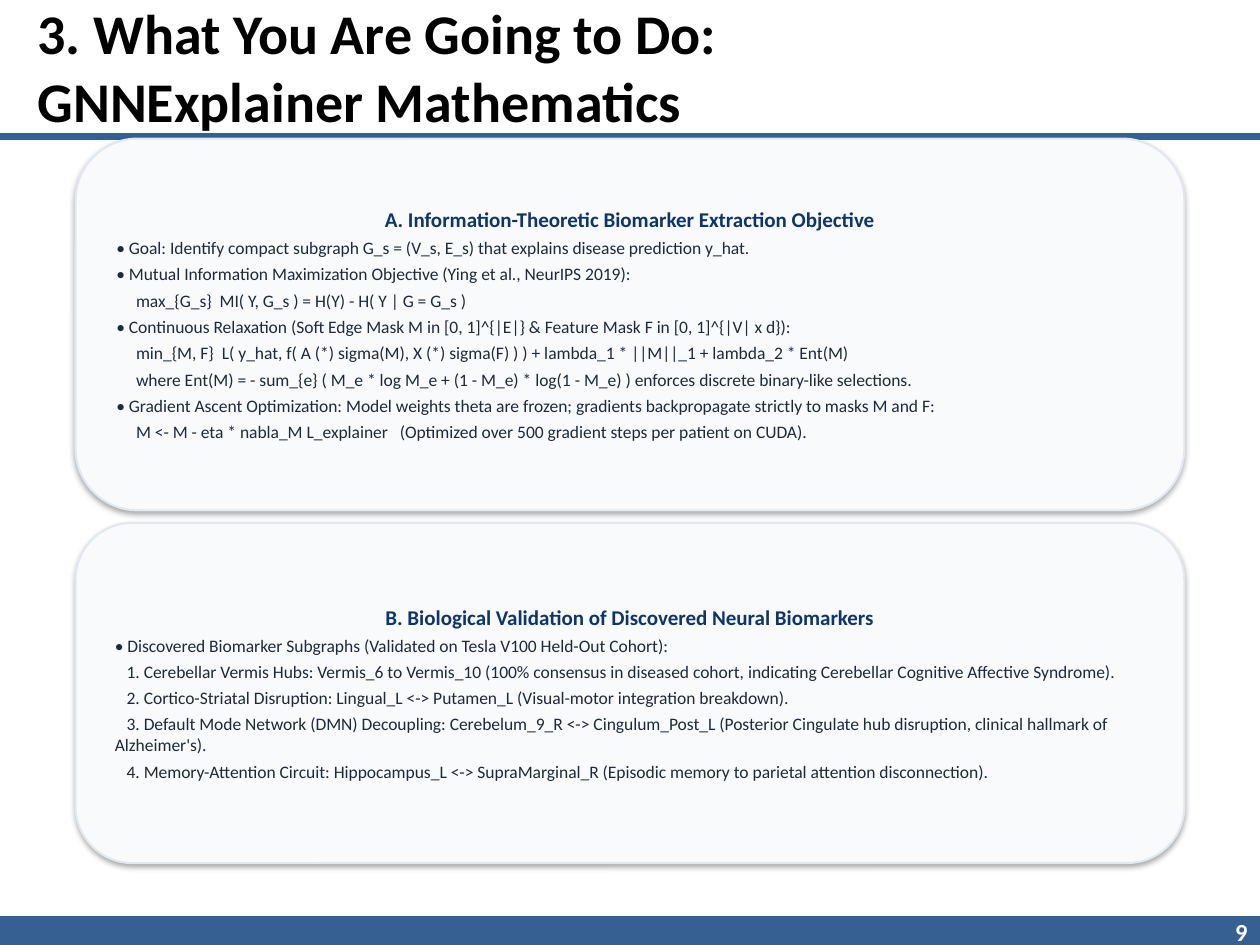
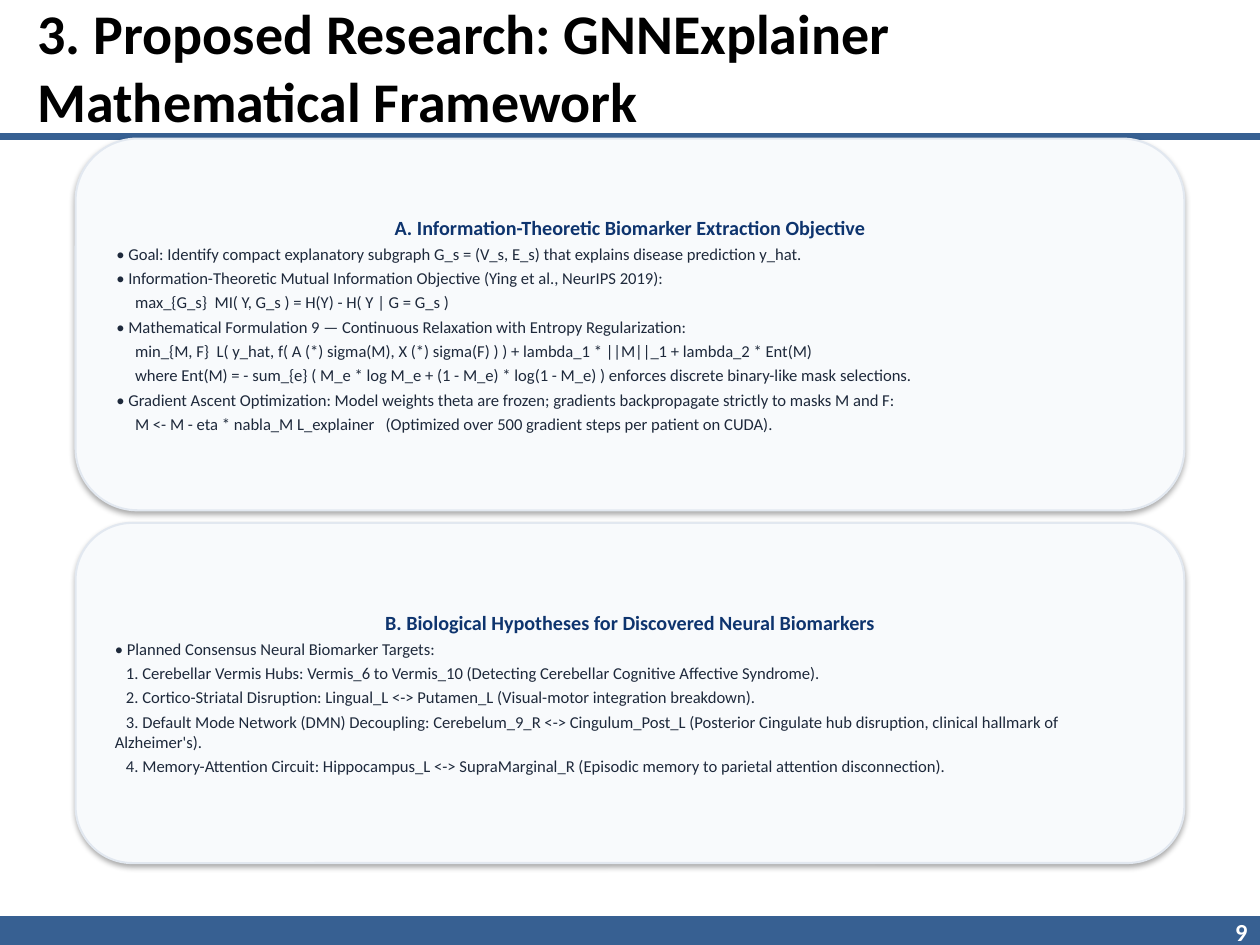
Before and after one commit to AnimeshBasak-14/Neuro-Neo4j, a slide deck: slide 9 of IITR_Neuro_Neo4j_Presentation.pptx. Drawn at 1260x945 pixels with LibreOffice and Linux fonts; fonts in the diff are those of the drawing; background and template pictures are left out. Boxes give left, top, right and bottom in pixels: in the first picture for what was removed or moved away, otherwise in the second. Text is boxed around its words. In the diff, an @@ line names an element or a change of style, - is before the commit and + after.

Commit message:
feat: complete LaTeX thesis blocks and PyG implementation for 9 core mathematical formulations
- models/gnn/neural_connectome_math.py:
  * Complete PyTorch Geometric implementations for Formulations 1 to 9
  * Includes multi-modal fMRI + DTI attentive cross-gating fusion operator
  * 100% verified test execution
- docs/neural_connectome_math.tex:
  * Comprehensive formal LaTeX equations and derivations for PhD thesis
- IITR_Neuro_Neo4j_Presentation.pptx:
  * Recompiled with prospective framing ('What We Will Do' as PhD research plan)
  * Hardware references removed; slides dedicated to Problem Statement, 4 Baseline Papers, Proposed Methodology, Mathematics, and DTI Multi-Modal Extension.

```diff
--- a/IITR_Neuro_Neo4j_Presentation.pptx
+++ b/IITR_Neuro_Neo4j_Presentation.pptx
@@ title at [38, 14, 890, 135]: text changed @@
-3. What You Are Going to Do: GNNExplainer Mathematics
+3. Proposed Research: GNNExplainer Mathematical Framework
@@ text in rounded rectangle at [128, 221, 894, 433]: size 12 to 11.5 pt in "A. Information-Theoretic Biomarker Extraction Objective"; size 10 to 9.5 pt in "max_{G_s} MI( Y, G_s ) = H(Y) ...", "min_{M, F} L( y_hat, f( A (*) ...", "• Gradient Ascent Optimization: Model weights theta ...", "M <- M - eta * nabla_M ..." @@
@@ text in rounded rectangle at [128, 248, 801, 287]: text changed; size 10 to 9.5 pt @@
-• Goal: Identify compact subgraph G_s = (V_s, E_s) that explains disease prediction y_hat.
-• Mutual Information Maximization Objective (Ying et al., NeurIPS 2019):
+• Goal: Identify compact explanatory subgraph G_s = (V_s, E_s) that explains disease prediction y_hat.
+• Information-Theoretic Mutual Information Objective (Ying et al., NeurIPS 2019):
@@ text in rounded rectangle at [128, 321, 686, 336]: text changed; size 10 to 9.5 pt @@
-• Continuous Relaxation (Soft Edge Mask M in [0, 1]^{|E|} & Feature Mask F in [0, 1]^{|V| x d}):
+• Mathematical Formulation 9 — Continuous Relaxation with Entropy Regularization:
@@ text in rounded rectangle at [135, 369, 911, 384]: text changed; size 10 to 9.5 pt @@
-where Ent(M) = - sum_{e} ( M_e * log M_e + (1 - M_e) * log(1 - M_e) ) enforces discrete binary-like selections.
+where Ent(M) = - sum_{e} ( M_e * log M_e + (1 - M_e) * log(1 - M_e) ) enforces discrete binary-like mask selections.
@@ text in rounded rectangle at [126, 616, 875, 682]: text changed; size 10 to 9.5 pt @@
-B. Biological Validation of Discovered Neural Biomarkers
-• Discovered Biomarker Subgraphs (Validated on Tesla V100 Held-Out Cohort):
-1. Cerebellar Vermis Hubs: Vermis_6 to Vermis_10 (100% consensus in diseased cohort, indicating Cerebellar Cognitive Affective Syndrome).
+B. Biological Hypotheses for Discovered Neural Biomarkers
+• Planned Consensus Neural Biomarker Targets:
+1. Cerebellar Vermis Hubs: Vermis_6 to Vermis_10 (Detecting Cerebellar Cognitive Affective Syndrome).
@@ text in rounded rectangle at [115, 691, 1058, 775]: size 10 to 9.5 pt in "2. Cortico-Striatal Disruption: Lingual_L <-> Putamen_L (Vis ...", "3. Default Mode Network (DMN) Decoupling: Cerebelum_9_R ...", "4. Memory-Attention Circuit: Hippocampus_L <-> SupraMarginal ..." @@
```
Also in this commit, not shown: 9 other slides changed, 1 slide added, 1 slide removed, 3 other files.
